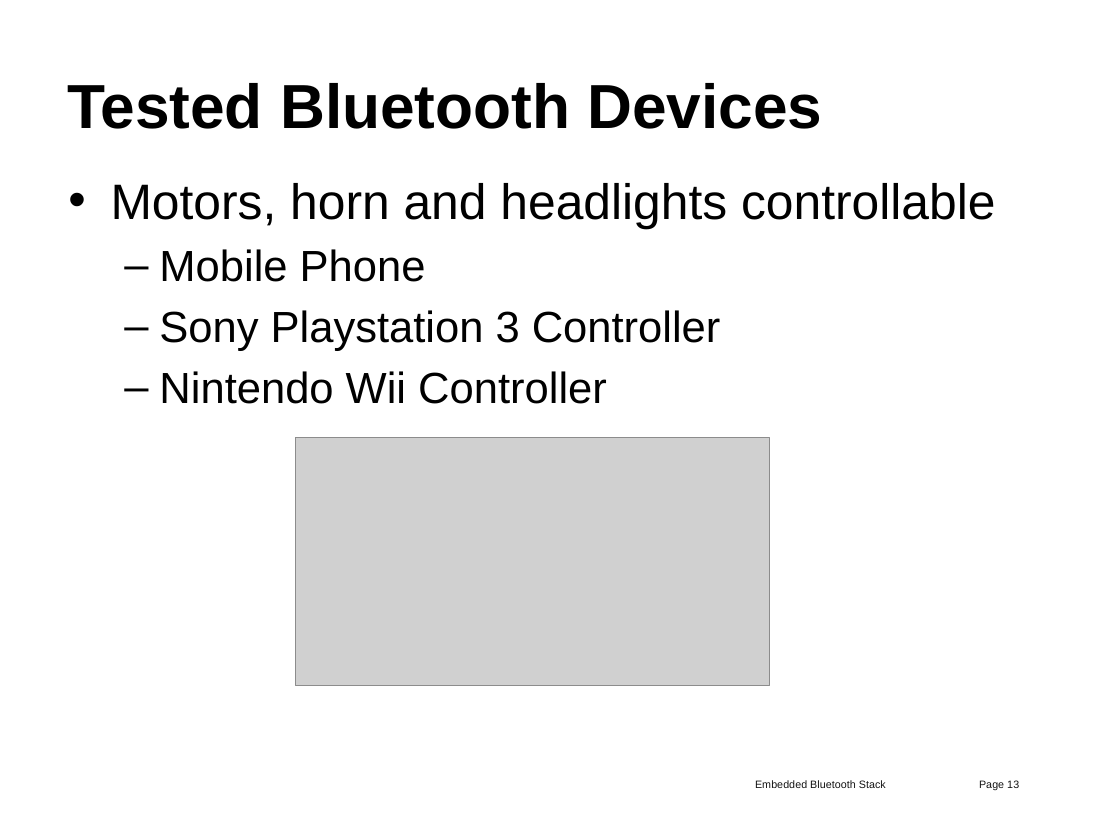
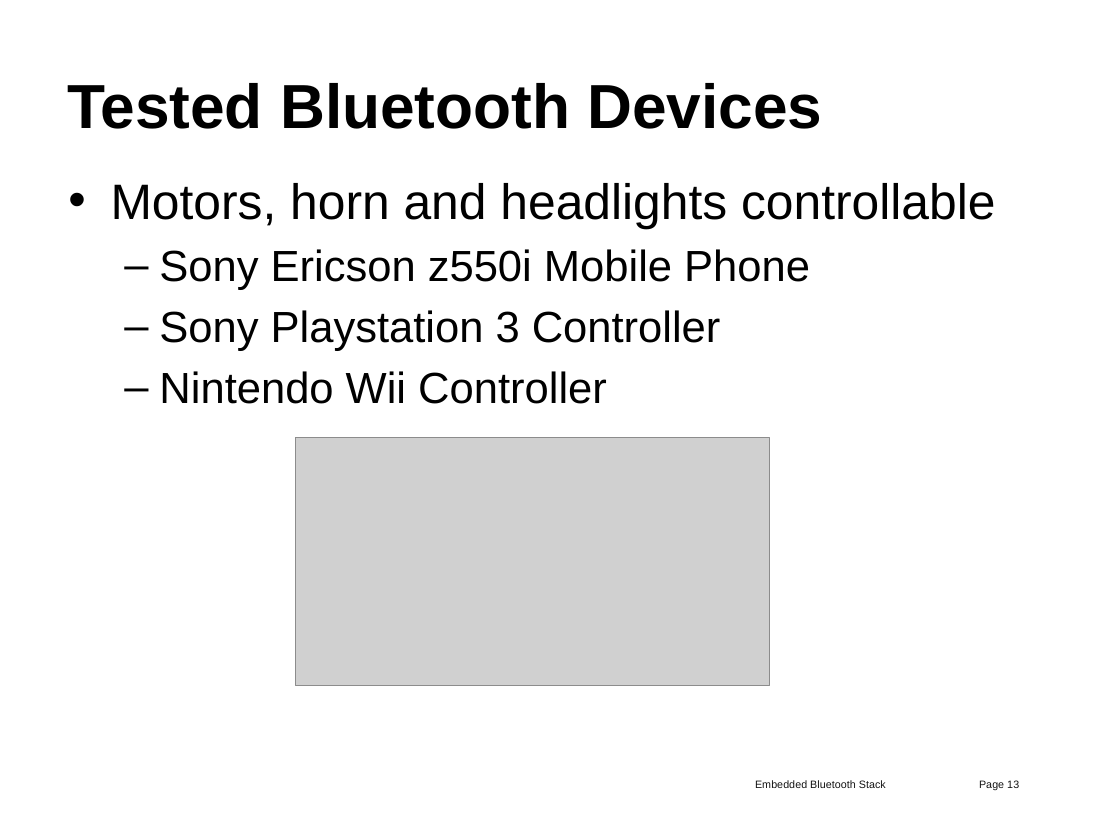
Before and after one commit to abcminiuser/explorerbot, a slide deck: slide 13 of End Year Presentation.pptx. Drawn at 1120x840 pixels with LibreOffice and Linux fonts; fonts in the diff are those of the drawing; grey boxes stand for pictures; background and template pictures are left out. Boxes give left, top, right and bottom in pixels: in the first picture for what was removed or moved away, otherwise in the second. Text is boxed around its words. In the diff, an @@ line names an element or a change of style, - is before the commit and + after.

```diff
--- a/End Year Presentation.pptx
+++ b/End Year Presentation.pptx
@@ text at bbox=[159, 249, 810, 290]: text changed @@
-  – Mobile Phone
+  – Sony Ericson z550i Mobile Phone
```
Also in this commit, not shown: 2 other slides changed.
